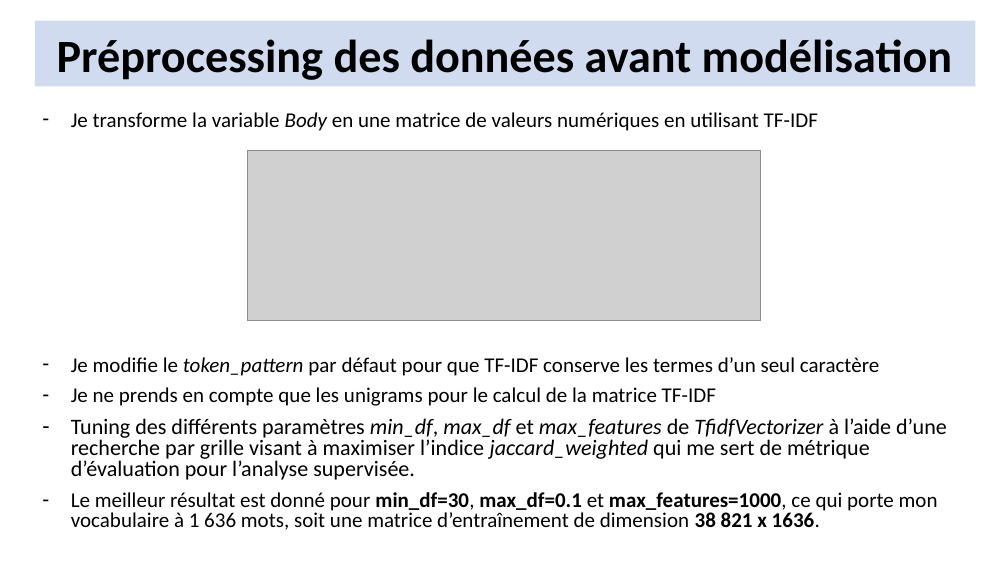
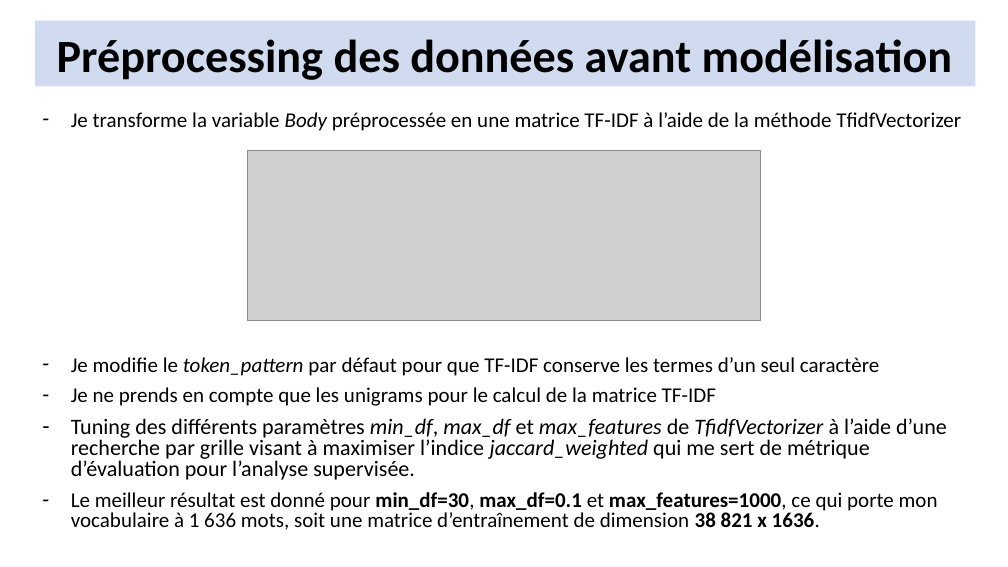
Before and after one commit to ridurand/OCR06, a slide deck: slide 15 of Catégorisez automatiquement des questions (soutenance).pptx. Drawn at 1008x567 pixels with LibreOffice and Linux fonts; fonts in the diff are those of the drawing; grey boxes stand for pictures. Boxes give left, top, right and bottom in pixels: in the first picture for what was removed or moved away, otherwise in the second. Text is boxed around its words. In the diff, an @@ line names an element or a change of style, - is before the commit and + after.

```diff
--- a/Catégorisez automatiquement des questions (soutenance).pptx
+++ b/Catégorisez automatiquement des questions (soutenance).pptx
@@ subtitle at box(71, 112, 961, 131): text changed @@
-– Je transforme la variable Body en une matrice de valeurs numériques en utilisant TF-IDF
+– Je transforme la variable Body préprocessée en une matrice TF-IDF à l’aide de la méthode TfidfVectorizer
```
Also in this commit, not shown: 2 other slides changed, 3 other files.
